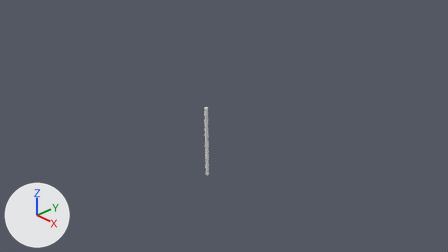
Before and after pictures for a commit that changed the Blender file Utils/Modelos/placas-começo.blend.
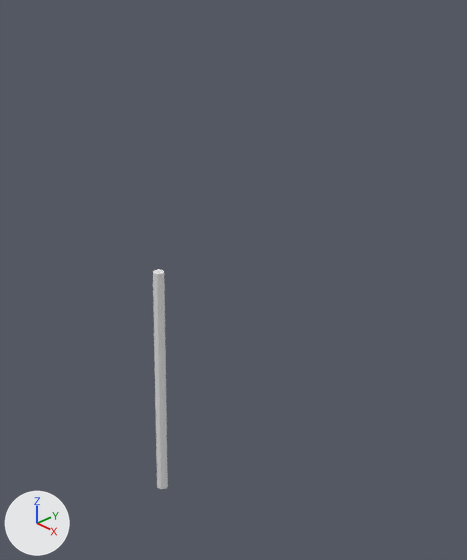
Each version appears first from the file's camera 'Camera', and next in a close-up on the part from 35% to 68% of the width and 9% to 78% of the height. Every picture has the same lights, and +X, +Y and +Z are marked at lower left.
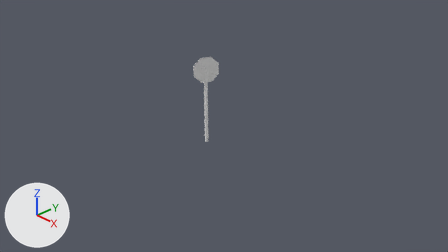
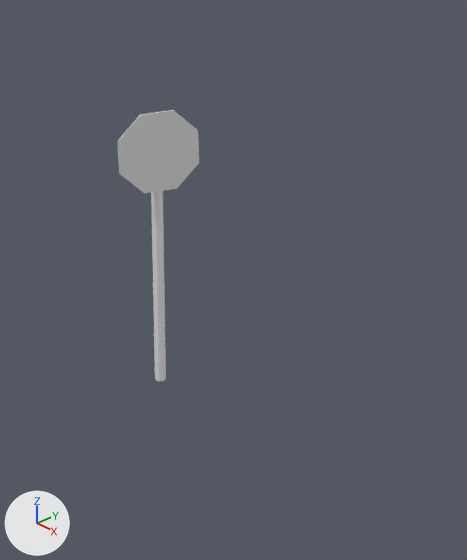
Commit message: placa de trânsito -modelo

Where the change shows, as pixel boxes [x1, y1, x2, y2] in the close-ups (467 x 560 px; the box of a moved part takes in the faces that stretch with it):
'Cylinder', reshaped
    before: [153, 269, 168, 489]
    after: [117, 110, 199, 381]
part 1 of me_cylinder, moved or reshaped
    before: [153, 269, 168, 489]
    after: [151, 191, 166, 381]
part 2 of me_cylinder, added
    after: [117, 110, 199, 193]

The change in detail:
me_cylinder is used by ob_cylinder; location (0.0, 0.0, 0.0).
me_cylinder had 28 vertices, 12 faces, 8 loose edges and spanned x -1.47..1.44, y -1.48..1.29, z -0.88..0.88.
me_cylinder now has 36 vertices, 22 faces and spans x -0.08..0.16, y -0.27..0.24, z 0.03..2.05.
me_cylinder part 1: the loose piece of 20 vertices spanning x -0.04..0.04, y -0.04..0.04, z -0.88..0.88 is moved by (0.0, 0.0, 0.91).
me_cylinder part 2: a new loose piece of 16 vertices spanning x -0.08..0.16, y -0.27..0.24, z 1.49..2.05.
